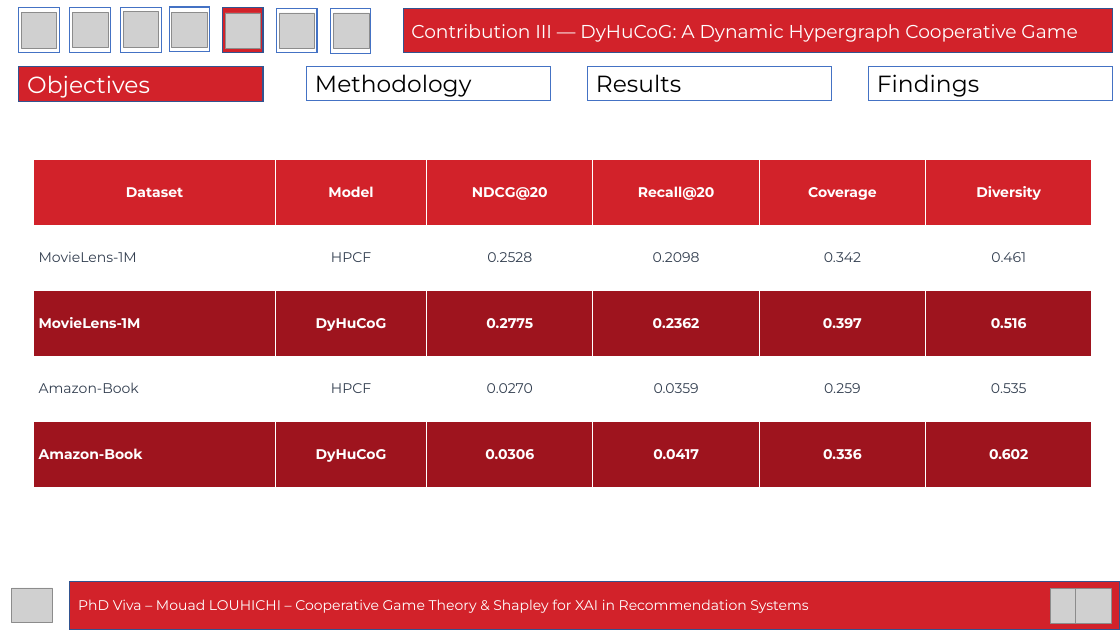
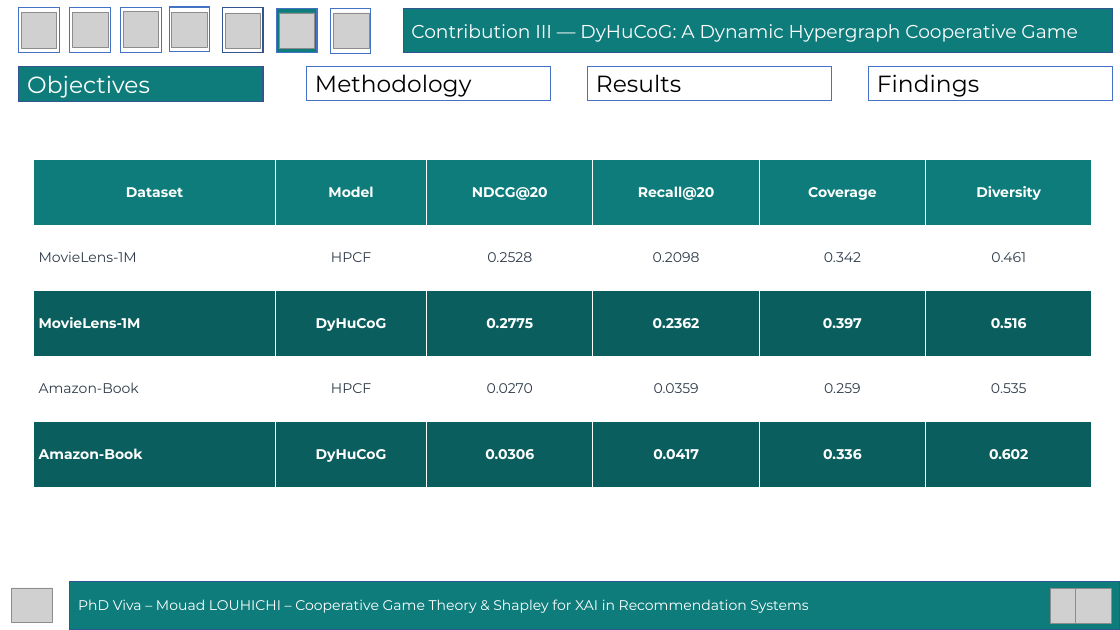
Before and after one commit to mouadlouhichi/phd-prep, a slide deck: slide 45 of viva/MOUAD_LOUHICHI_VIVA_40min.pptx. Drawn at 1120x630 pixels with LibreOffice and Linux fonts; fonts in the diff are those of the drawing; grey boxes stand for pictures. Boxes give left, top, right and bottom in pixels: in the first picture for what was removed or moved away, otherwise in the second. Text is boxed around its words. In the diff, an @@ line names an element or a change of style, - is before the commit and + after.

```diff
--- a/viva/MOUAD_LOUHICHI_VIVA_40min.pptx
+++ b/viva/MOUAD_LOUHICHI_VIVA_40min.pptx
@@ rectangle at box(223, 8, 263, 52): fill #D2222A to #FFFFFF @@
@@ rectangle at box(276, 8, 317, 53): fill #FFFFFF to #0E7C7B @@
@@ fill #D2222A to #0E7C7B in 3 elements at box(70, 581, 1120, 629), box(403, 8, 1113, 53), box(19, 67, 264, 102) @@
@@ table at box(34, 160, 1092, 487) @@
@@ fill #D2222A to #0E7C7B in row 1 @@
@@ fill #9E141E to #0A5F5E in 12 cells @@
@@ text colour #333F50 to #2F3B49 in "MovieLens-1M", "HPCF", "0.2528", "0.2098" and 8 more places @@
```
Also in this commit, not shown: 58 other slides changed, 3 other files.
